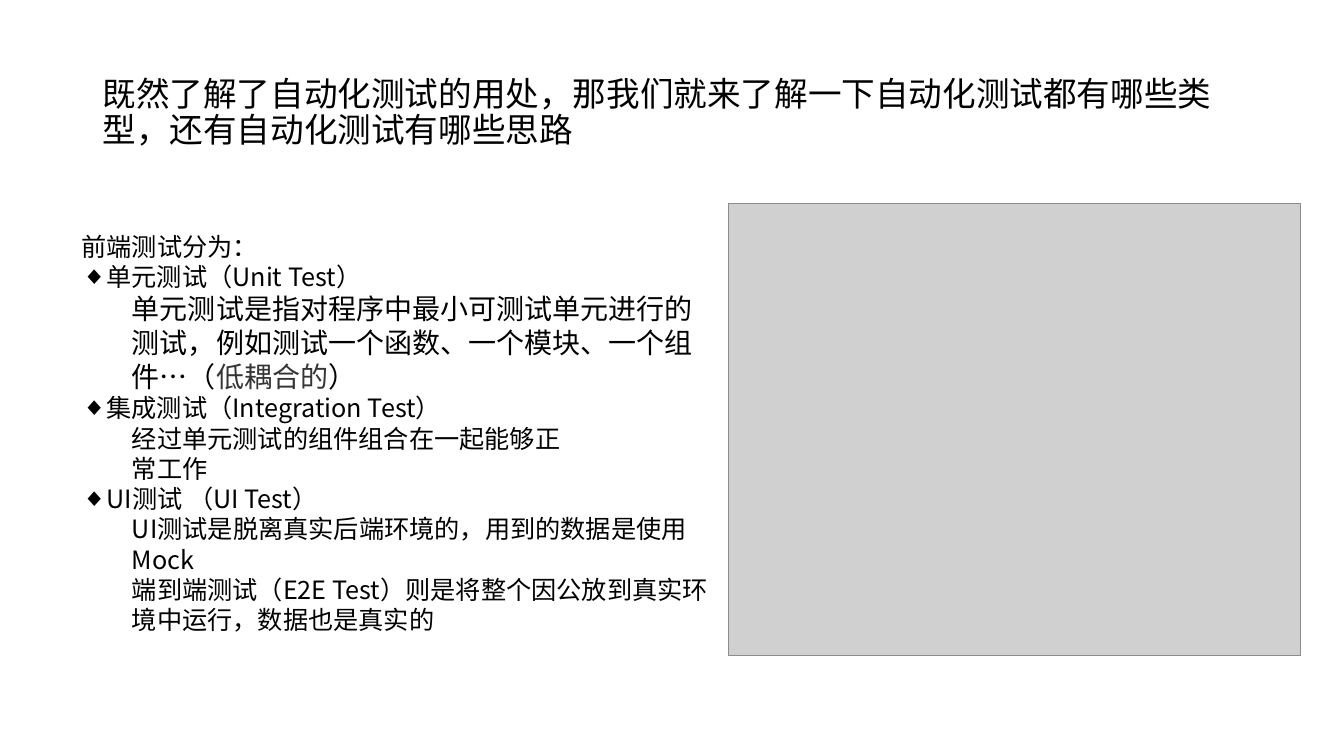
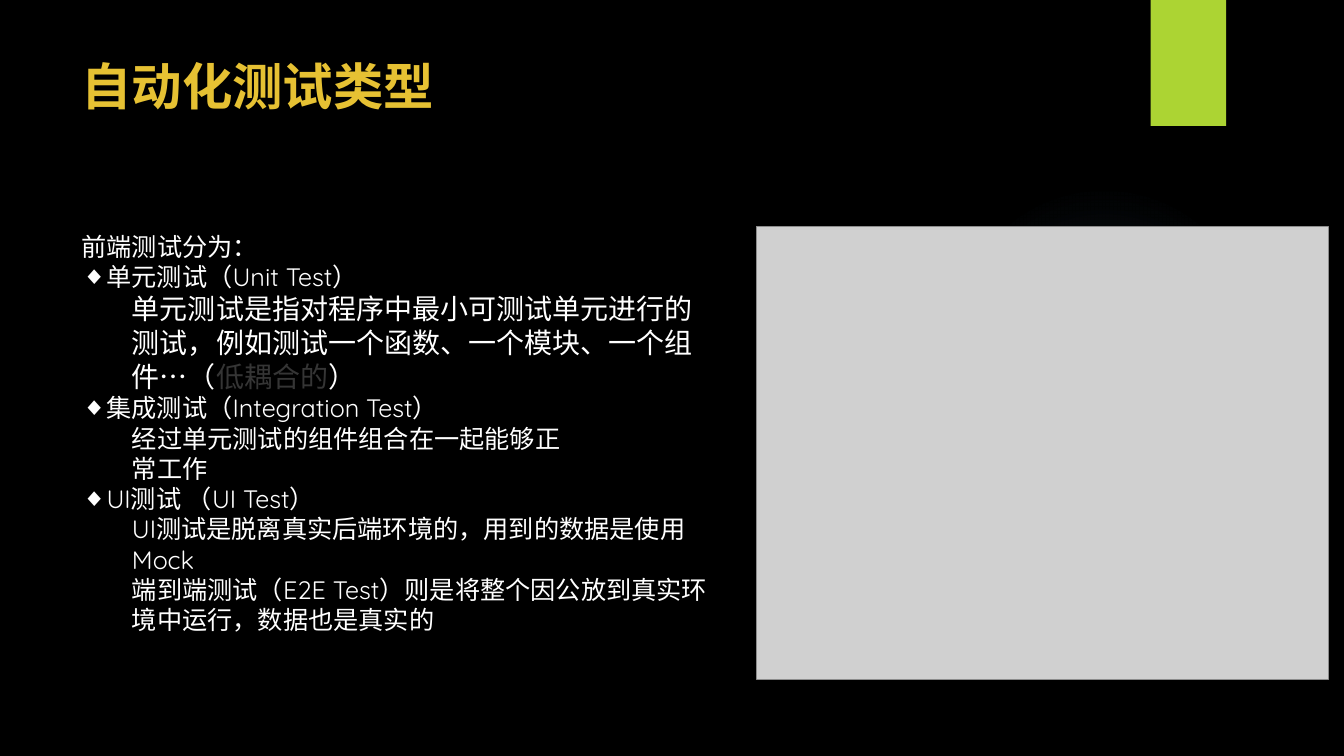
Before and after one commit to WangEbo/auto-test, a slide deck: slide 5 of 王博书的分享/自动化测试.pptx. Drawn at 1344x756 pixels with LibreOffice and Linux fonts; fonts in the diff are those of the drawing; grey boxes stand for pictures; background and template pictures are left out. Boxes give left, top, right and bottom in pixels: in the first picture for what was removed or moved away, otherwise in the second. Text is boxed around its words. In the diff, an @@ line names an element or a change of style, - is before the commit and + after.

```diff
--- a/王博书的分享/自动化测试.pptx
+++ b/王博书的分享/自动化测试.pptx
@@ background #FFFFFF to picture (left out) @@
@@ rectangle added at (1150, 0, 1226, 126), fill #ACD433 @@
@@ title "自动化测试类型" at (81, 62, 434, 110): vertical alignment middle to top @@
@@ title at (81, 62, 434, 110): text changed; size 24 to 36 pt; text colour #000000 to #E6C133; bold on @@
-既然了解了自动化测试的用处，那我们就来了解一下自动化测试都有哪些类型，还有自动化测试有哪些思路
+自动化测试类型
@@ ellipse added at (949, 185, 1259, 495), fill gradient #7AC4F0 @@
@@ text "前端测试分为：" at (82, 235, 707, 632): font Noto Sans CJK SC to Quicksand, text colour #000000 to #FFFFFF @@
@@ picture: place and size @@
-picture at (729, 203, 1301, 655)
+picture at (757, 227, 1329, 680)
```
Also in this commit, not shown: 11 other slides changed, 1 slide added, 1 slide removed.
